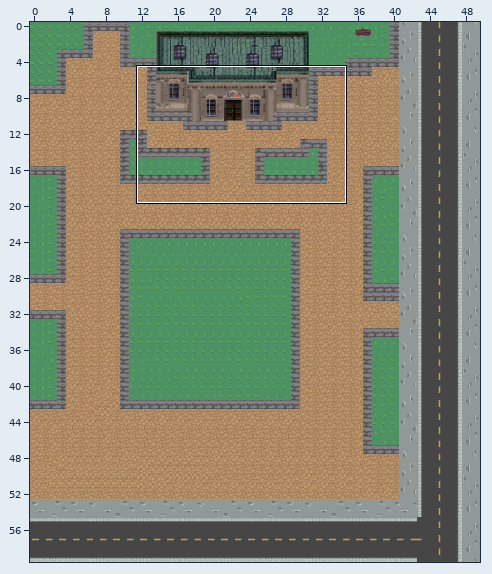
Level history. Tiled map: carte/carte.tmx. The picture above shows the old version from afar; the outline marks the close-up.
Close-up. Before:
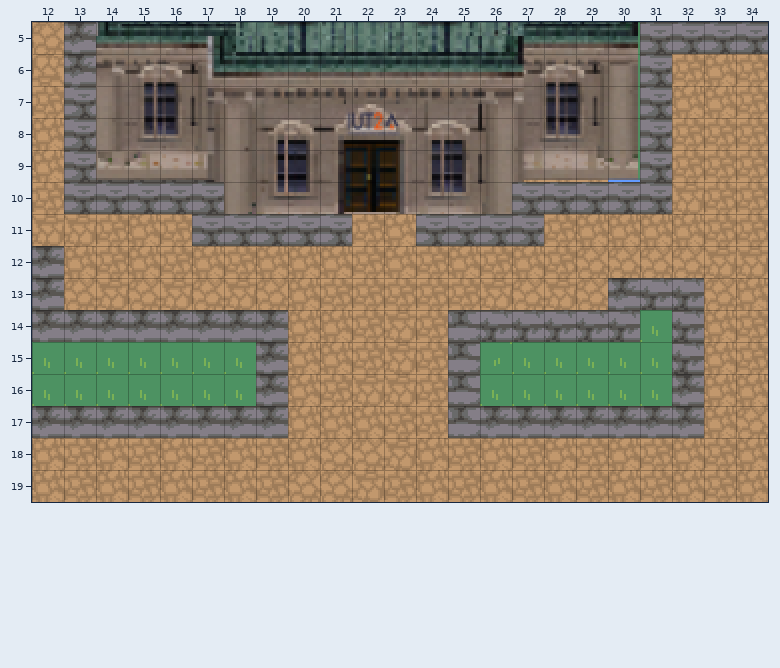
Cells are 16x16 px. Shown: x 12..34, y 5..19. Not drawn, because the pictures are missing: unchanged layer "decor".
And afterwards:
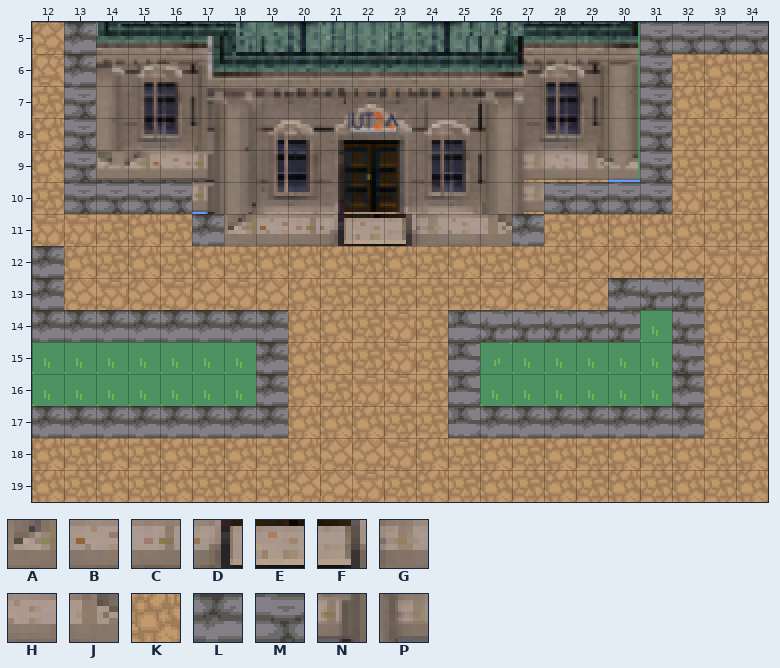
Key: from "iut2": A 111, B 112, C 113, D 114, E 115, F 116, G 117, H 118, J 119; from "nature": K 164, L 206, M 207; from "v2": N 139, P 149.
_ is an empty cell, # one hidden under a higher layer, . an unchanged one.
Difference:
--- layer "backgound"
@@ x 23..23 @@
-11 K
+11 _
--- layer "walls"
@@ x 17..27 @@
-10 #.........#
+10 _........._
--- layer "iut2"
@@ x 17..27 @@
-10 M.........M
-11 MMMMM__MMMM
+10 N.........P
+11 LABCDEFGHJL
Where, in picture pixels (left, top, right, bottom), the same in both close-ups:
changed: (192, 182, 544, 246)
